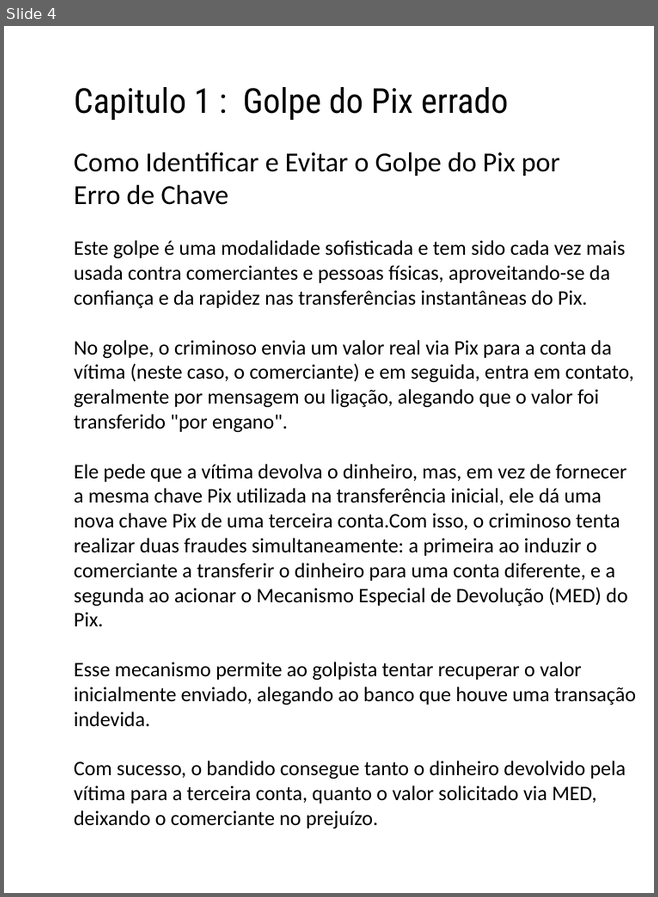
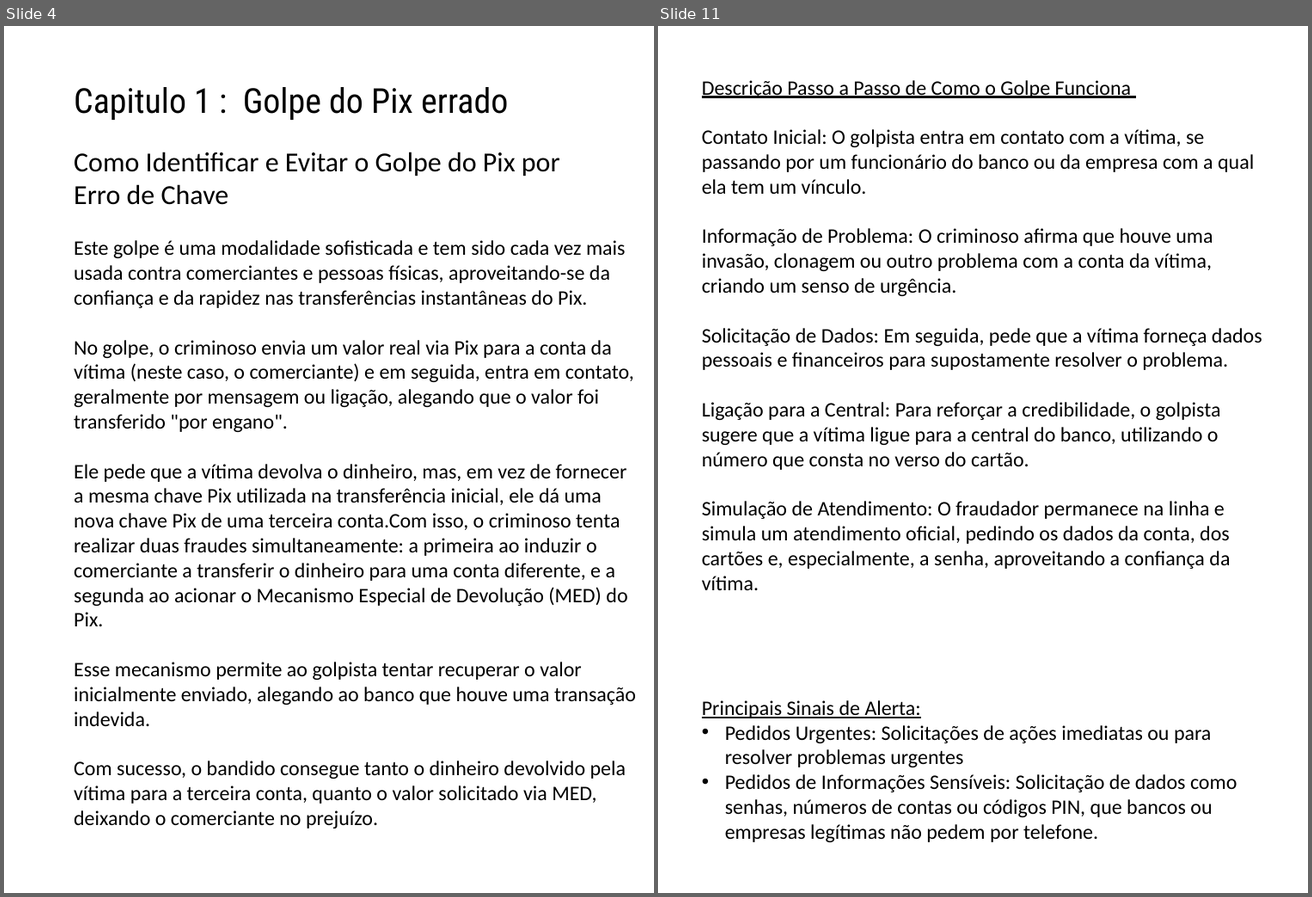
Before and after one commit to andresilveira1980/book-inteligencia-artificial-dio, a slide deck: e-book.pptx. Shown side by side, each under a label of ours: slide 4 before the commit, slides 4 and 11 after it; the slides between them are not shown. The pictures are 658x897 and 1312x897 pixels, drawn with LibreOffice and Linux fonts; fonts in the diff are those of the drawing. Boxes give left, top, right and bottom in pixels: in the first picture for what was removed or moved away, otherwise in the second. Text is boxed around its words. In the diff, an @@ line names an element or a change of style, - is before the commit and + after.

```diff
--- a/e-book.pptx
+++ b/e-book.pptx
@@ slide 11 added at [658,26,1308,893], background #FFFFFF @@
@@ text added at [702,80,1263,590], 24 pt, text #000000 @@
+Descrição Passo a Passo de Como o Golpe Funciona
+Contato Inicial: O golpista entra em contato com a vítima, se passando por um funcionário do banco ou da empresa com a qual ela tem um vínculo.
+Informação de Problema: O criminoso afirma que houve uma invasão, clonagem ou outro problema com a conta da vítima, criando um senso de urgência.
+Solicitação de Dados: Em seguida, pede que a vítima forneça dados pessoais e financeiros para supostamente resolver o problema.
+Ligação para a Central: Para reforçar a credibilidade, o golpista sugere que a vítima ligue para a central do banco, utilizando o número que consta no verso do cartão.
+Simulação de Atendimento: O fraudador permanece na linha e simula um atendimento oficial, pedindo os dados da conta, dos cartões e, especialmente, a senha, aproveitando a confiança da vítima.
@@ text added at [702,700,1237,842], 24 pt, text #000000 @@
+Principais Sinais de Alerta:
+• Pedidos Urgentes: Solicitações de ações imediatas ou para resolver problemas urgentes
+• Pedidos de Informações Sensíveis: Solicitação de dados como senhas, números de contas ou códigos PIN, que bancos ou empresas legítimas não pedem por telefone.
```
Also in this commit, not shown: 5 slides changed, 4 other slides added.
